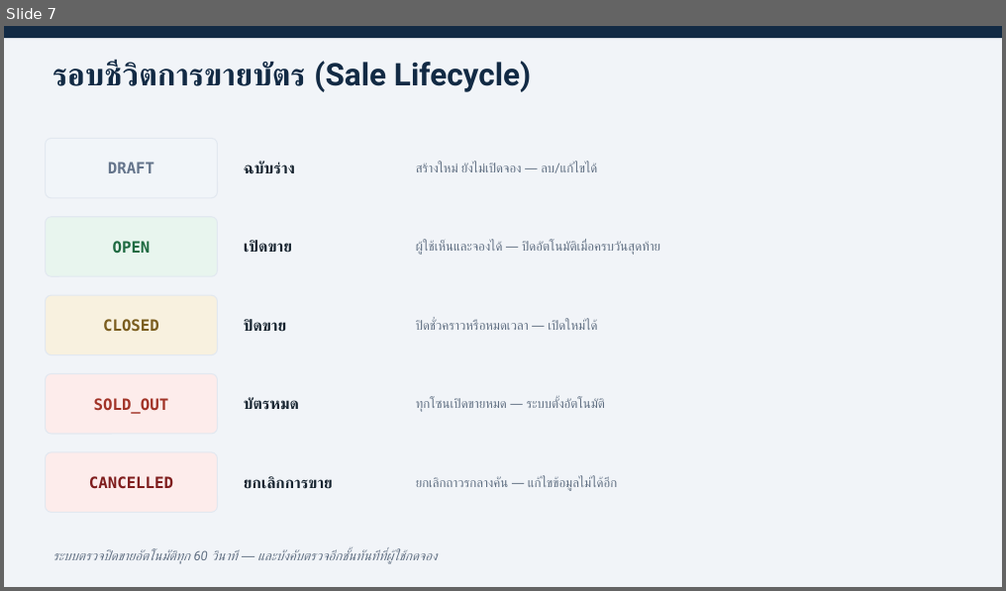
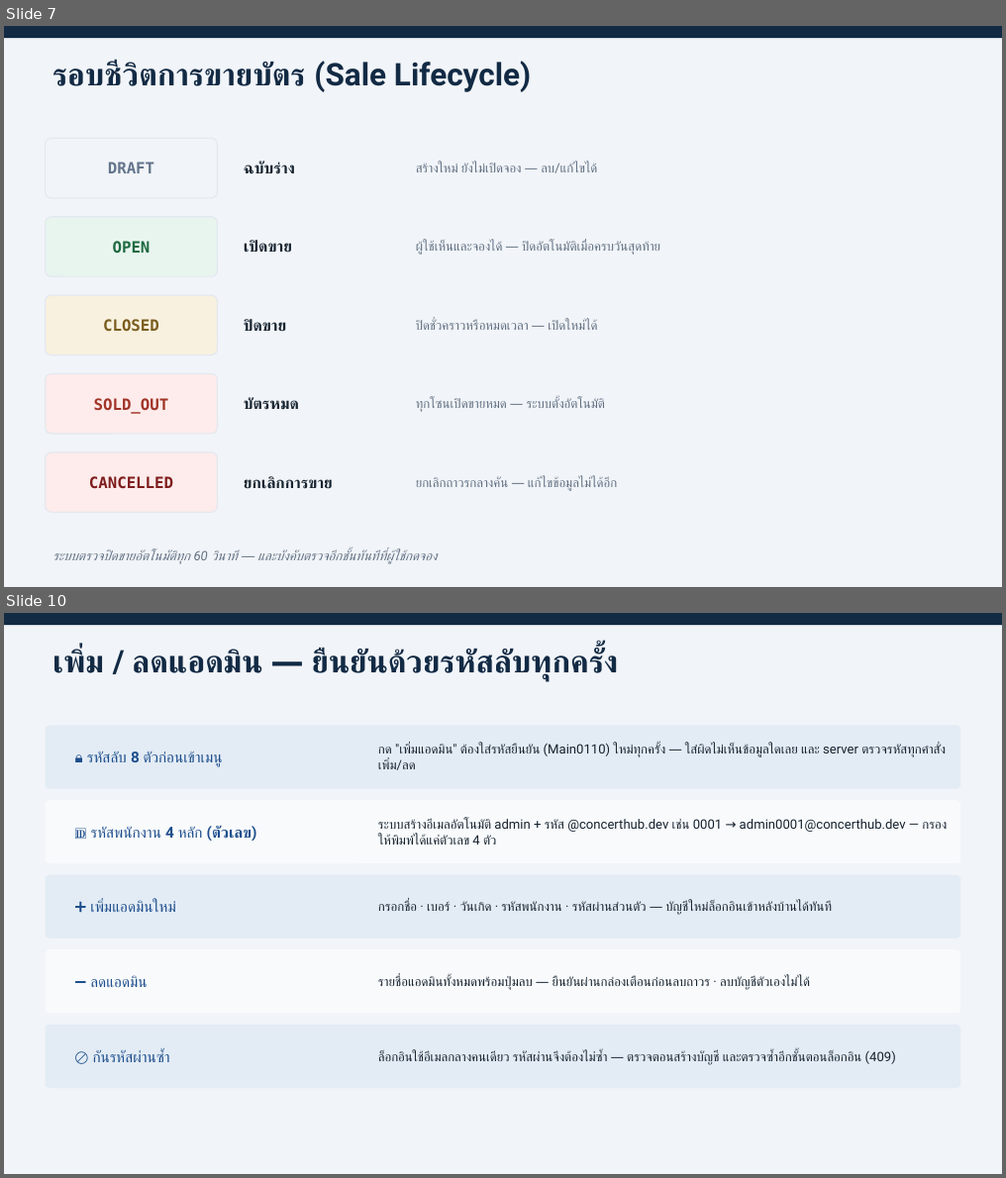
Before and after one commit to yadaint/CE385, a slide deck: Project Concert Booking/BOOKING-TICKET-CONCERT-presentation.pptx. Shown one above the other, each under a label of ours: slide 7 before the commit, slides 7 and 10 after it; the slides between them are not shown. The pictures are 1006x591 and 1006x1178 pixels, drawn with LibreOffice and Linux fonts; fonts in the diff are those of the drawing. Boxes give left, top, right and bottom in pixels: in the first picture for what was removed or moved away, otherwise in the second. Text is boxed around its words. In the diff, an @@ line names an element or a change of style, - is before the commit and + after.

```diff
--- a/Project Concert Booking/BOOKING-TICKET-CONCERT-presentation.pptx
+++ b/Project Concert Booking/BOOKING-TICKET-CONCERT-presentation.pptx
@@ slide 10 added at (4, 613, 1002, 1174), background #F1F4F8 @@
@@ rectangle added at (4, 613, 1002, 625), fill #122A44 @@
@@ text added at (53, 648, 618, 681), 30 pt, text #122A44, bold @@
+เพิ่ม / ลดแอดมิน — ยืนยันด้วยรหัสลับทุกครั้ง
@@ rounded rectangle added at (46, 725, 960, 789), fill #E3ECF5 @@
@@ text added at (87, 752, 222, 767), 14.5 pt, text #1E4E8C, bold @@
+🔒 รหัสลับ 8 ตัวก่อนเข้าเมนู
@@ text added at (378, 742, 945, 770), 12.5 pt, text #16232F @@
+กด "เพิ่มแอดมิน" ต้องใส่รหัสยืนยัน (Main0110) ใหม่ทุกครั้ง — ใส่ผิดไม่เห็นข้อมูลใดเลย และ server ตรวจรหัสทุกคำสั่งเพิ่ม/ลด
@@ rounded rectangle added at (46, 800, 960, 863), fill #F8FAFC @@
@@ text added at (378, 819, 906, 845), 12.5 pt, text #16232F @@
+ระบบสร้างอีเมลอัตโนมัติ admin + รหัส @concerthub.dev เช่น 0001 → admin0001@concerthub.dev — กรองให้พิมพ์ได้แค่ตัวเลข 4 ตัว
@@ text added at (91, 826, 256, 841), 14.5 pt, text #1E4E8C, bold @@
+🆔 รหัสพนักงาน 4 หลัก (ตัวเลข)
@@ rounded rectangle added at (46, 875, 960, 939), fill #E3ECF5 @@
@@ text added at (90, 900, 176, 912), 14.5 pt, text #1E4E8C, bold @@
+➕ เพิ่มแอดมินใหม่
@@ text added at (378, 901, 832, 915), 12.5 pt, text #16232F @@
+กรอกชื่อ · เบอร์ · วันเกิด · รหัสพนักงาน · รหัสผ่านส่วนตัว — บัญชีใหม่ล็อกอินเข้าหลังบ้านได้ทันที
@@ rounded rectangle added at (46, 950, 960, 1014), fill #F8FAFC @@
@@ text added at (90, 975, 147, 987), 14.5 pt, text #1E4E8C, bold @@
+➖ ลดแอดมิน
@@ text added at (378, 976, 810, 990), 12.5 pt, text #16232F @@
+รายชื่อแอดมินทั้งหมดพร้อมปุ่มลบ — ยืนยันผ่านกล่องเตือนก่อนลบถาวร · ลบบัญชีตัวเองไม่ได้
@@ rounded rectangle added at (46, 1025, 960, 1088), fill #E3ECF5 @@
@@ text added at (93, 1050, 170, 1062), 14.5 pt, text #1E4E8C, bold @@
+🚫 กันรหัสผ่านซ้ำ
@@ text added at (378, 1051, 896, 1065), 12.5 pt, text #16232F @@
+ล็อกอินใช้อีเมลกลางคนเดียว รหัสผ่านจึงต้องไม่ซ้ำ — ตรวจตอนสร้างบัญชี และตรวจซ้ำอีกชั้นตอนล็อกอิน (409)
```
Also in this commit, not shown: 5 slides changed, 4 other slides added, 1 slide removed, 55 other files.
